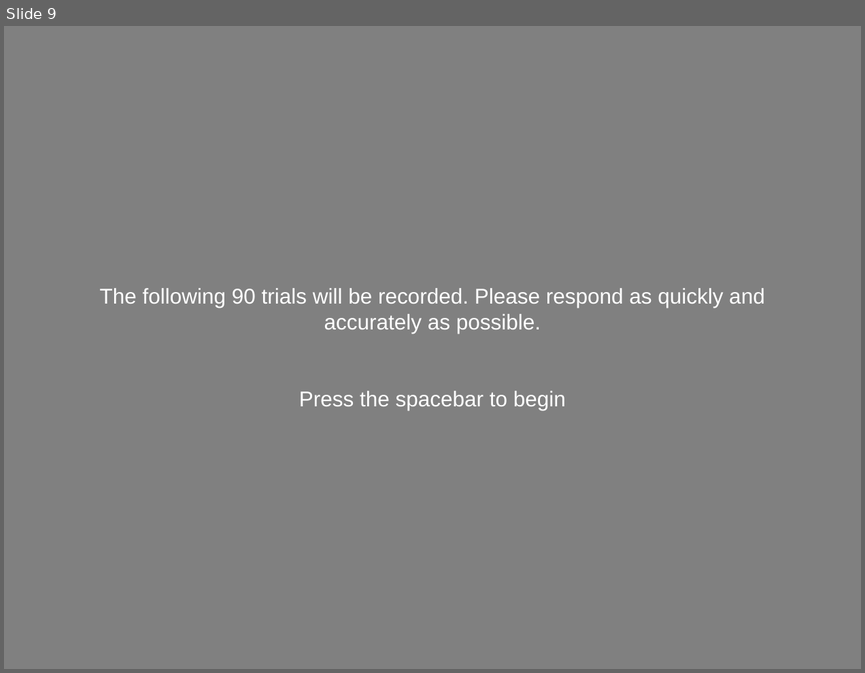
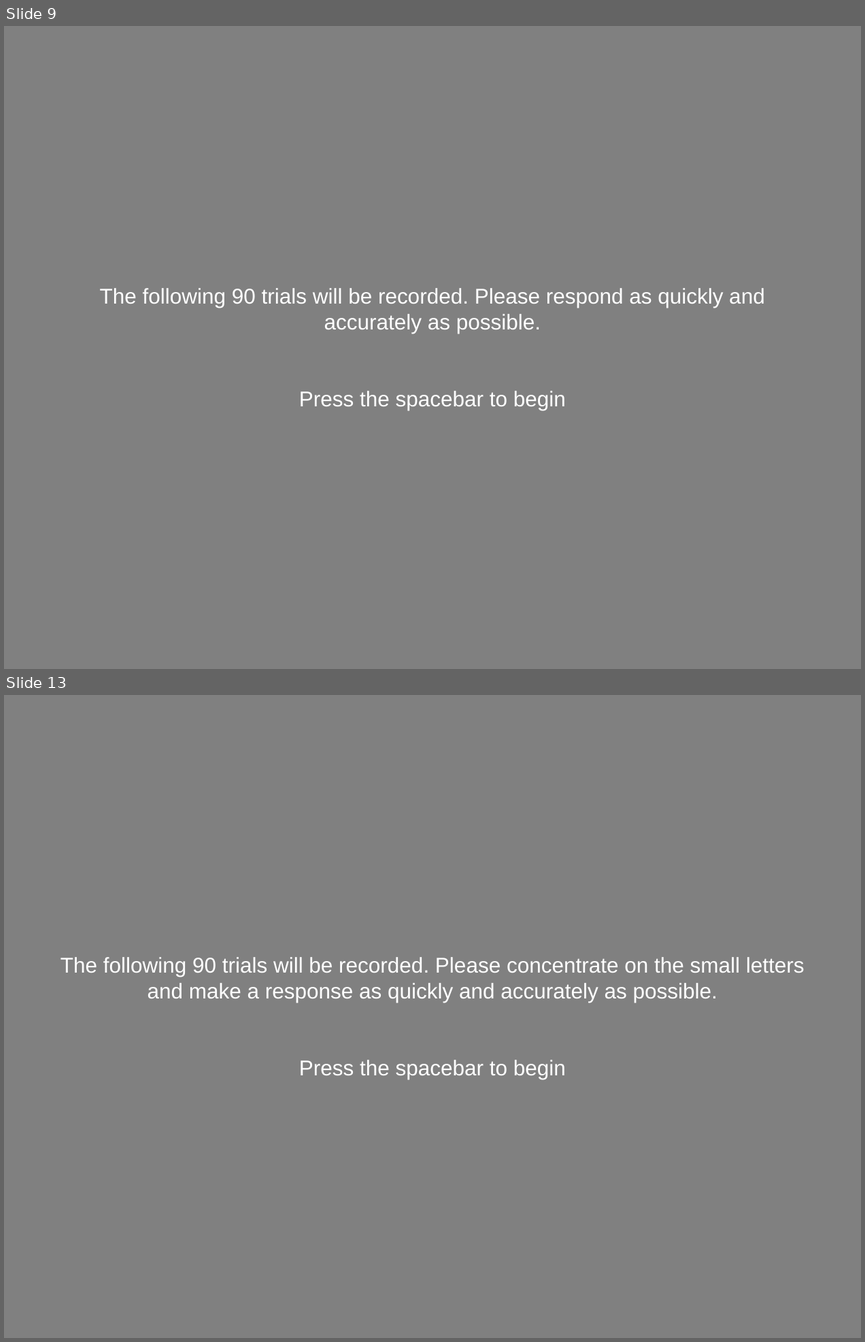
Before and after one commit to Roman-Belenya/psychophysics, a slide deck: images/instructions/instructions.pptx. Shown one above the other, each under a label of ours: slide 9 before the commit, slides 9 and 13 after it; the slides between them are not shown. The pictures are 865x673 and 865x1342 pixels, drawn with LibreOffice and Linux fonts; fonts in the diff are those of the drawing. Boxes give left, top, right and bottom in pixels: in the first picture for what was removed or moved away, otherwise in the second. Text is boxed around its words. In the diff, an @@ line names an element or a change of style, - is before the commit and + after.

```diff
--- a/images/instructions/instructions.pptx
+++ b/images/instructions/instructions.pptx
@@ slide 13 added at (4, 695, 861, 1338), background #808080 @@
@@ text added at (60, 957, 804, 1079), 18 pt, text #FFFFFF @@
+The following 90 trials will be recorded. Please concentrate on the small letters and make a response as quickly and accurately as possible.
+Press the spacebar to begin
```
Also in this commit, not shown: 2 slides changed, 3 other slides added, 1 slide removed, 9 other files.
